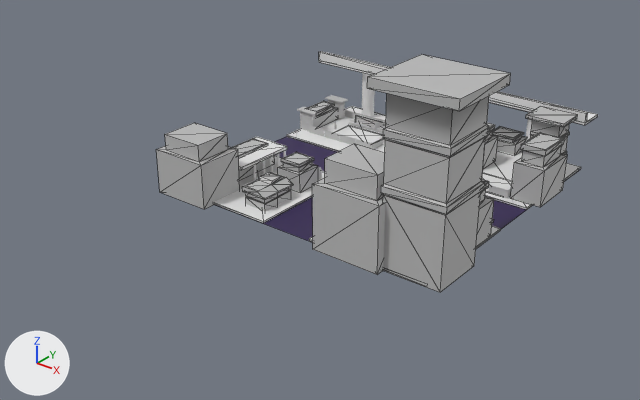
A saved change to the glTF model WebDev/Models/Baobab Crossroads.glb.
Rendered twice from a 50 mm camera at (93.7, -136.9, 75.2) aimed at (1.7, -22.0, 3.9). The lights are fixed; the arrows at lower left show +X, +Y and +Z. The older version comes first. Mesh edges are drawn as thin lines on the coarser meshes. Where no turn or scale is listed for an object, it has been applied to the vertices.

The first picture shows 'Building_02', 'Building_02.001', 'Building_03.004', 'Building_04.002', 'Building_04.003', 'Building_05.002', 'Building_05.006', 'Freeeway Wall', 'Sidewalk 1', 'Sidewalk 2', 'Sidewalk 3', 'Street' and 29 more.
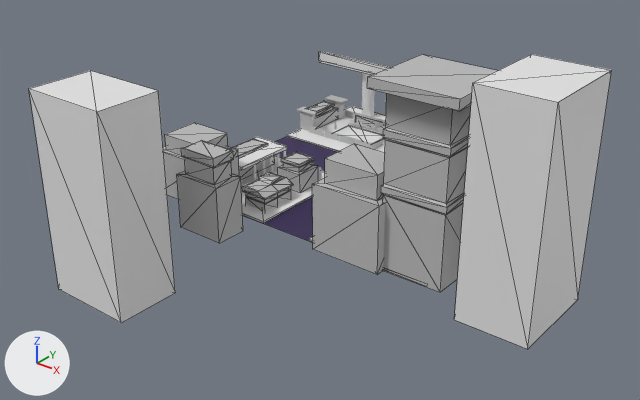
Commit message: Updating the crossroads

Changed parts and their boxes [x1, y1, x2, y2] in the pictures (640 x 400 px):
'Cube.005', added
    after: [454, 54, 612, 349]
'Cube.006', added
    after: [29, 71, 175, 323]
'Building_05.007', added
    after: [177, 140, 243, 243]
'Building_04.002', unchanged, covered by the edit
    before: [156, 123, 240, 209]
    after: [163, 123, 239, 199]
'Building_05.002', unchanged, covered by the edit
    before: [511, 132, 567, 207]
'Building_02.001', unchanged, covered by the edit
    before: [526, 106, 578, 154]
'Sidewalk 1', unchanged, covered by the edit
    before: [483, 150, 581, 210]

Edits to the bpy script that builds the scene:
```text
Add mat_01___default_054:
    mat_01___default_054 = principled_material('01 - Default.054')
    mat_01___default_054.base_color = (0.5, 0.5, 0.5)  # grey #bcbcbc
    mat_01___default_054.roughness = 0.553
Add me_mesh_054:
    me_mesh_054.from_pydata(...)  # 28 vertices, 52 faces; spans x -5.0..5.0, y -3.1..3.1, z 0.0..16.0
    me_mesh_054.materials.append(mat_01___default_054)  # grey #bcbcbc
Add me_cube_013:
    me_cube_013.from_pydata(...)  # a box spanning x -8.8..8.8, y -6.3..6.3, z -19.4..19.4
Add me_cube_012:
    me_cube_012.from_pydata(...)  # a box spanning x -6.3..6.3, y -8.8..8.8, z -19.4..19.4
Add ob_building_05_007:
    ob_building_05_007 = bpy.data.objects.new('Building_05.007', me_mesh_054)
    ob_building_05_007.location = (-13.3, -35.3, -1.6)
Add ob_cube_006:
    ob_cube_006 = bpy.data.objects.new('Cube.006', me_cube_013)
    ob_cube_006.location = (-23.0, -51.0, 8.2)
Add ob_cube_005:
    ob_cube_005 = bpy.data.objects.new('Cube.005', me_cube_012)
    ob_cube_005.location = (43.1, -23.3, 16.9)
```
